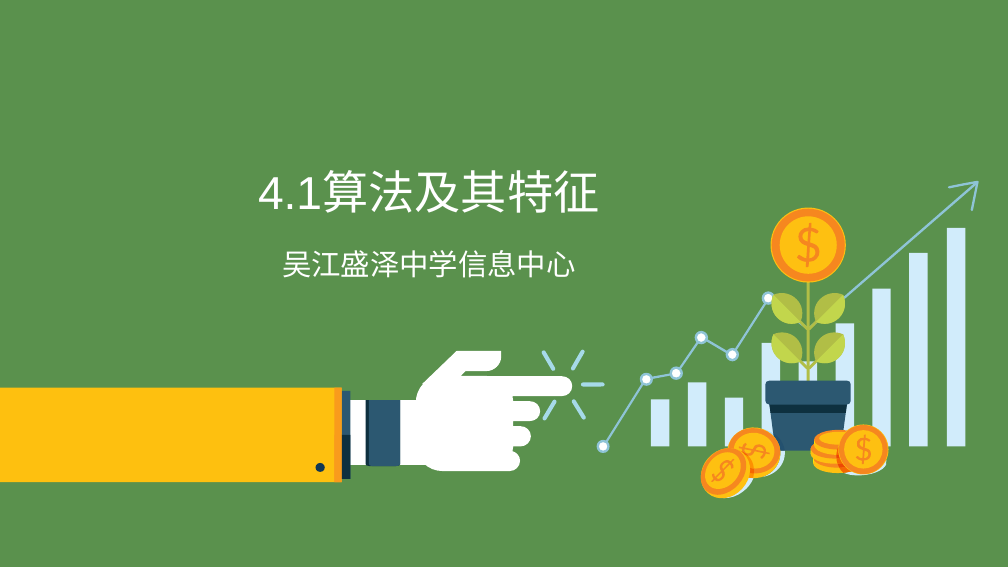
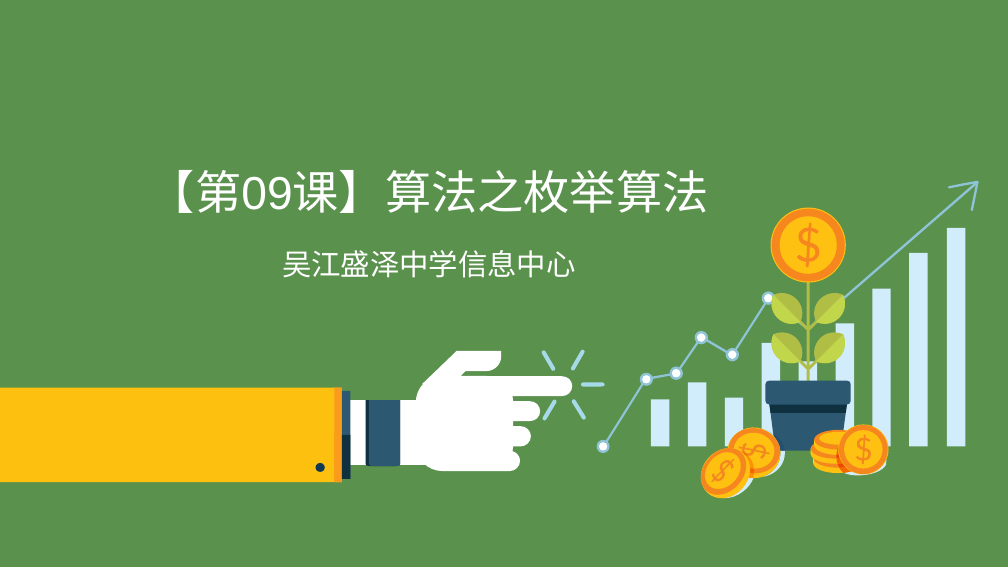
Before and after one commit to hongm32/2020design, a slide deck: slide 1 of 【第09课】枚举算法/【第09课】枚举算法.pptx. Drawn at 1008x567 pixels with LibreOffice and Linux fonts; fonts in the diff are those of the drawing. Boxes give left, top, right and bottom in pixels: in the first picture for what was removed or moved away, otherwise in the second. Text is boxed around its words. In the diff, an @@ line names an element or a change of style, - is before the commit and + after.

Commit message:
修改《【第09课】枚举算法》课件及源码部分错误

```diff
--- a/【第09课】枚举算法/【第09课】枚举算法.pptx
+++ b/【第09课】枚举算法/【第09课】枚举算法.pptx
@@ title at box(149, 170, 709, 213): text changed @@
-4.1算法及其特征
+【第09课】算法之枚举算法
```
Also in this commit, not shown: 8 other slides changed, 1 slide added, 8 other files.
